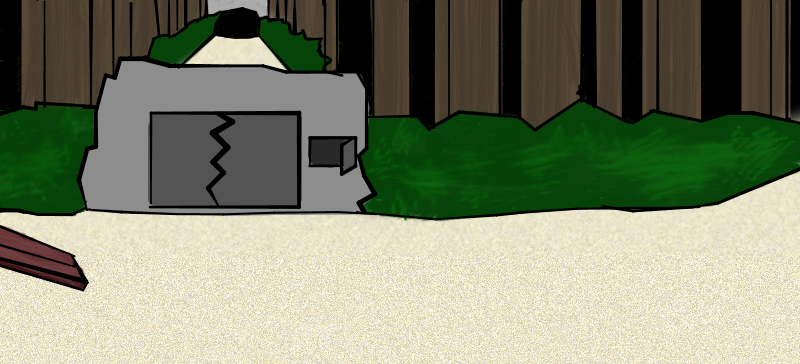
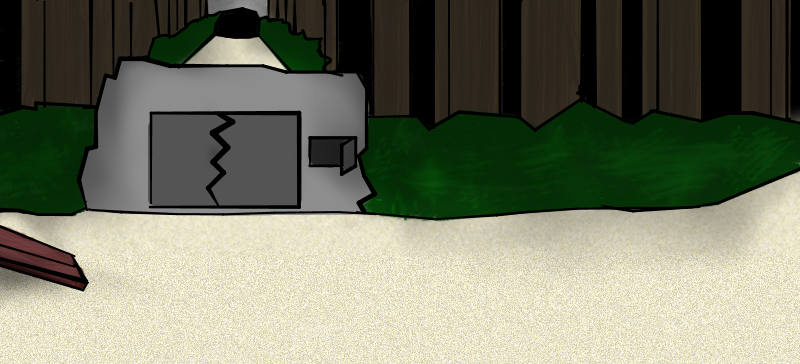
The second w=800, h=364 image is a revision of the first. Changes to its layers:
added layer "lightfx" above "lines" over [0, 0, 800, 313]
